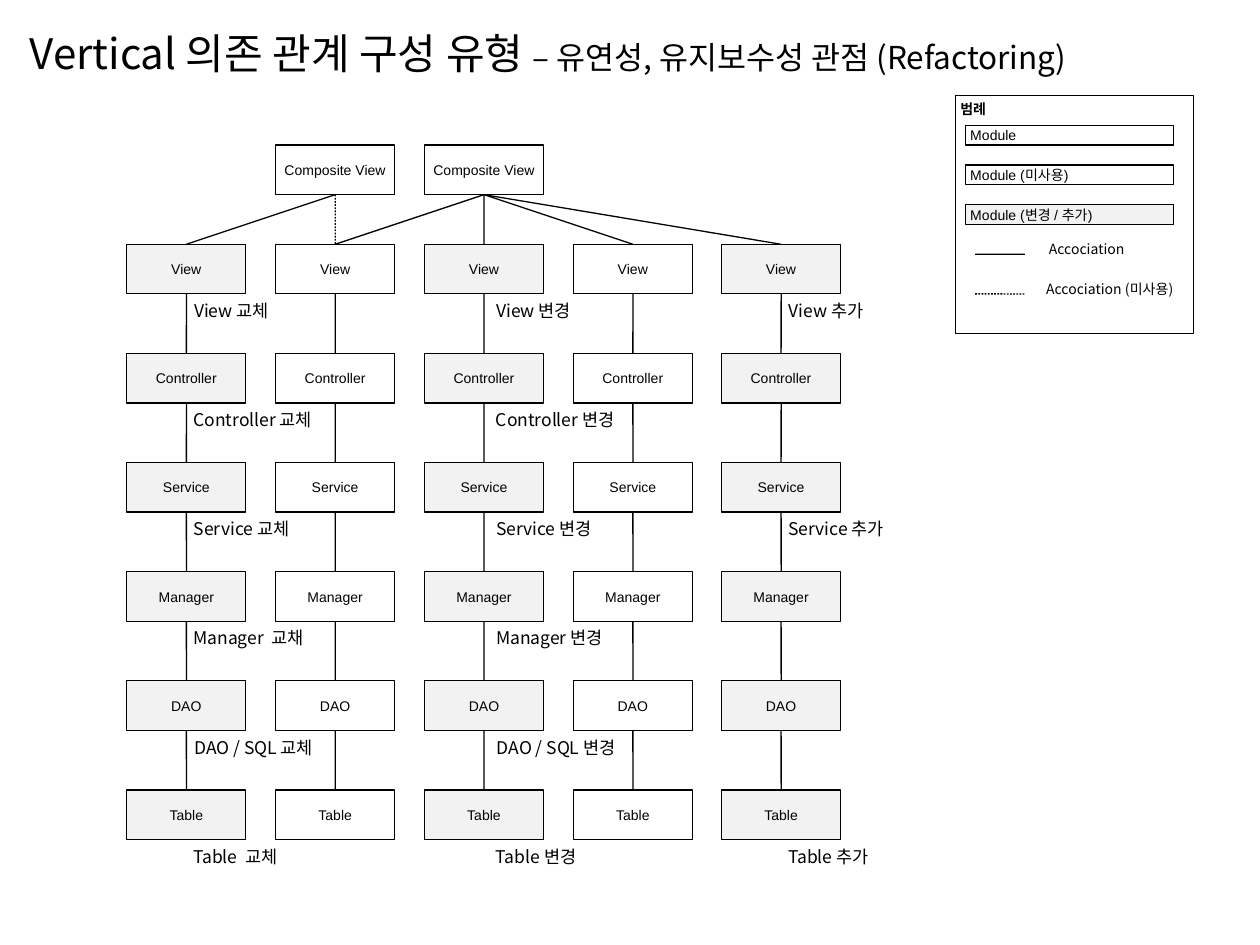
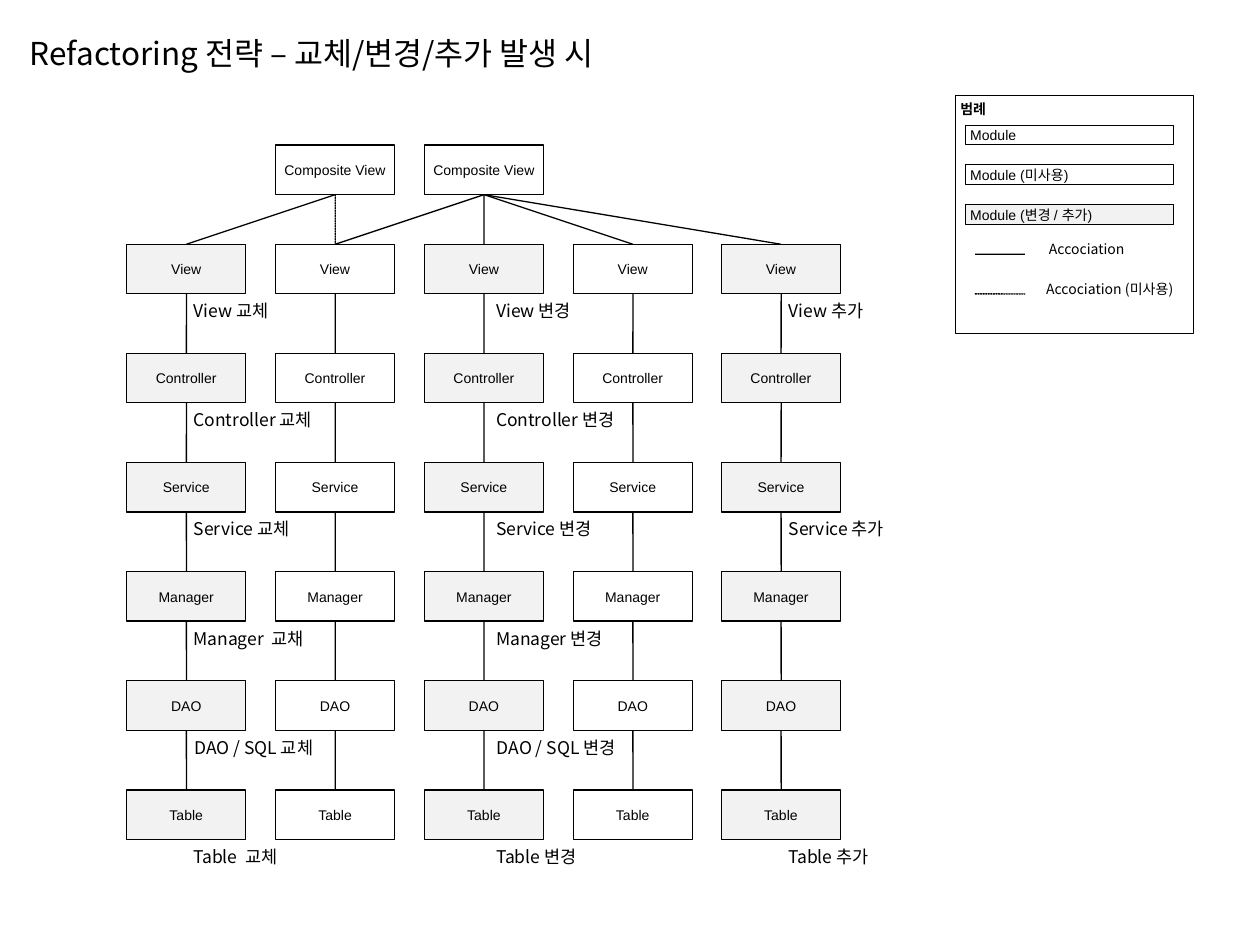
Before and after one commit to kwbaek/codelabor, a slide deck: slide 6 of documentation/0 architecture/design/TO-BE 설계 전술 (Layered Architecture).pptx (slide 5 before the commit). Drawn at 1260x945 pixels with LibreOffice and Linux fonts; fonts in the diff are those of the drawing. Boxes give left, top, right and bottom in pixels: in the first picture for what was removed or moved away, otherwise in the second. Text is boxed around its words. In the diff, an @@ line names an element or a change of style, - is before the commit and + after.

```diff
--- a/documentation/0 architecture/design/TO-BE 설계 전술 (Layered Architecture).pptx
+++ b/documentation/0 architecture/design/TO-BE 설계 전술 (Layered Architecture).pptx
@@ text at <box>30,39,594,73</box>: text changed @@
-Vertical 의존 관계 구성 유형 – 유연성, 유지보수성 관점 (Refactoring)
+Refactoring 전략 – 교체/변경/추가 발생 시
```
Also in this commit, not shown: 10 other slides changed, 1 slide removed, 12 other files.
